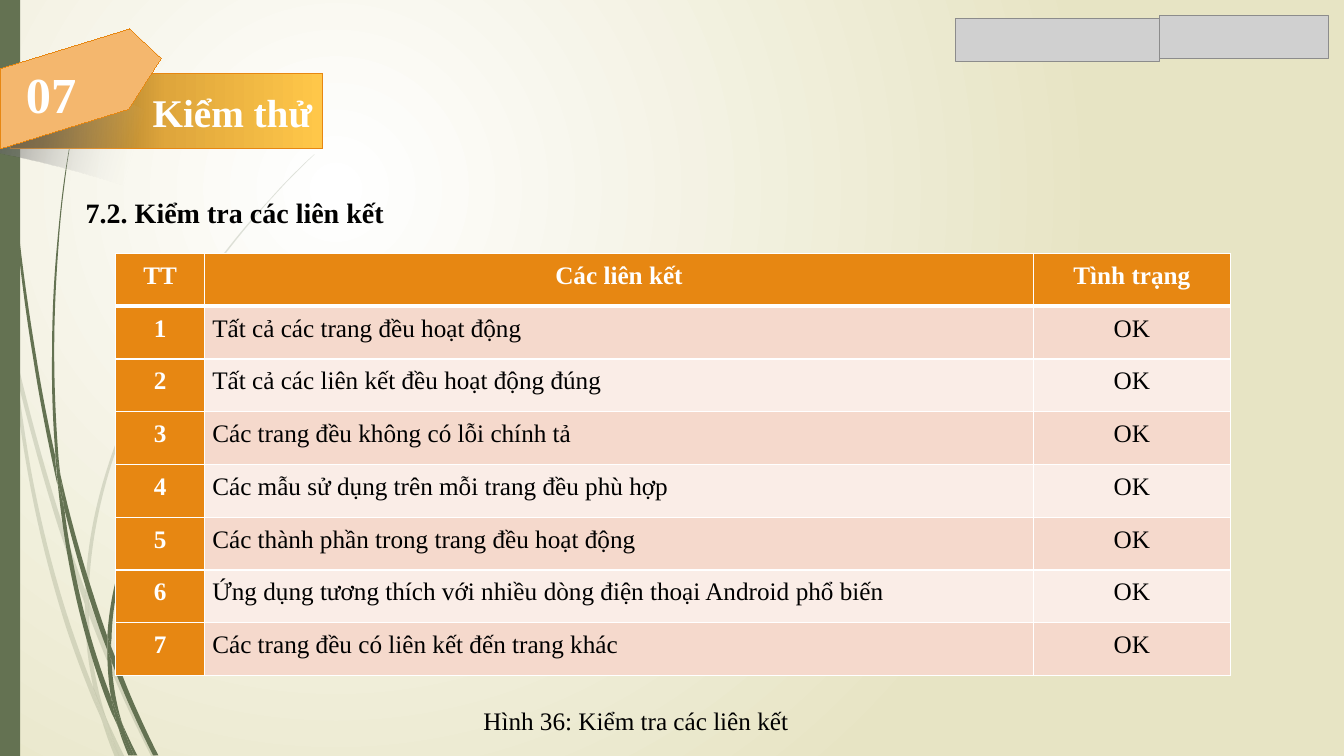
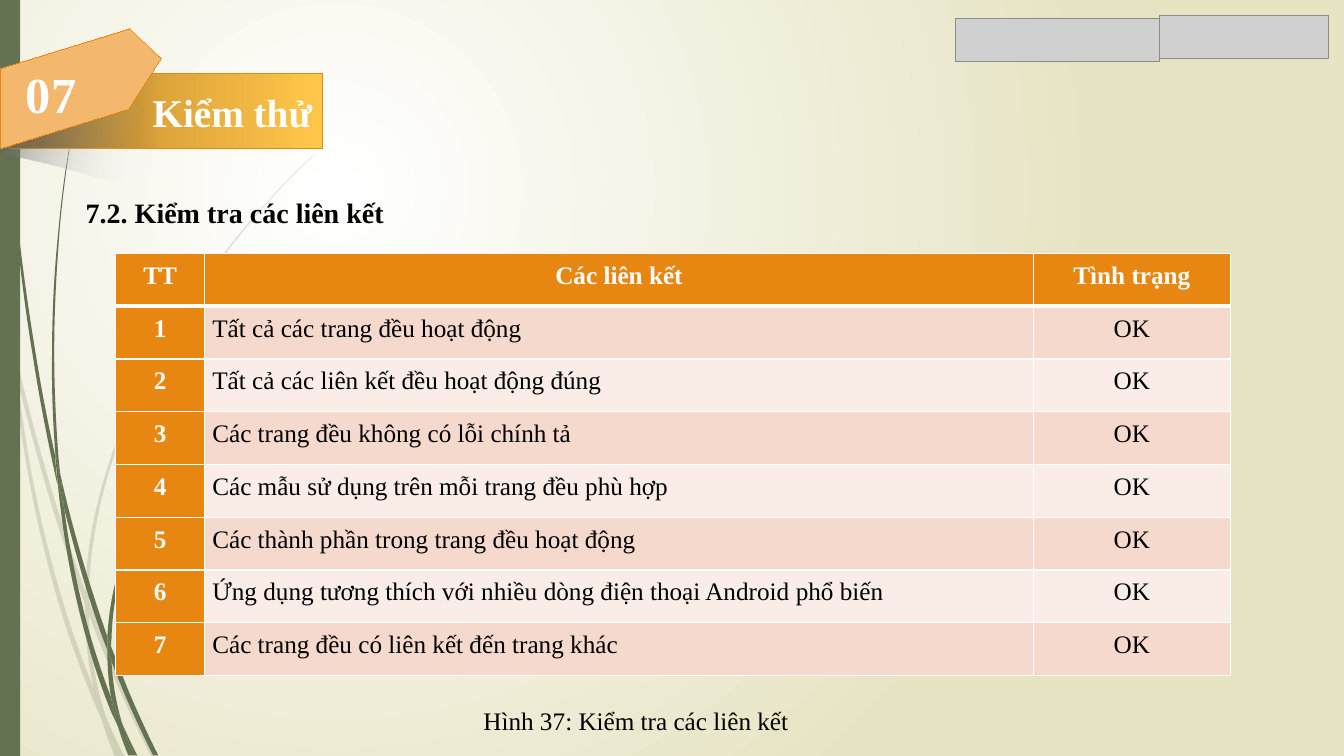
Before and after one commit to Trong-Nhan/Do_An_Ky_Cuoi, a slide deck: slide 60 of Slide Đồ Án.pptx. Drawn at 1344x756 pixels with LibreOffice and Linux fonts; fonts in the diff are those of the drawing; grey boxes stand for pictures. Boxes give left, top, right and bottom in pixels: in the first picture for what was removed or moved away, otherwise in the second. Text is boxed around its words. In the diff, an @@ line names an element or a change of style, - is before the commit and + after.

```diff
--- a/Slide Đồ Án.pptx
+++ b/Slide Đồ Án.pptx
@@ text at <box>483,711,788,731</box>: text changed @@
-Hình 36: Kiểm tra các liên kết
+Hình 37: Kiểm tra các liên kết
```
Also in this commit, not shown: 22 other slides changed.
